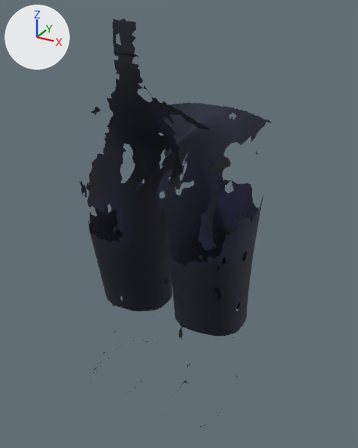
The glTF model assets/characters/_bodybase/namja_bottom4_navy_rigged.glb, before and after one commit.
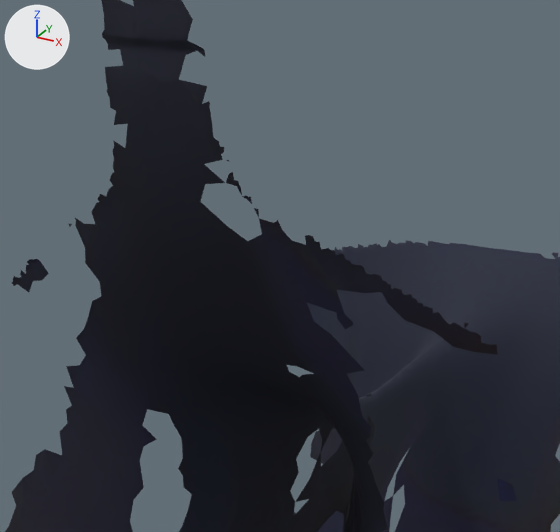
Each version is shown whole from a camera (50 mm lens) standing at (0.388, -0.669, 0.667) and looking at (0.008, 0.022, 0.322), then close up on the part from 25% to 63% of the width and 10% to 39% of the height. The axes (+X, +Y, +Z) are drawn at upper left. The lights are the same throughout. The older version's two pictures come first. Where no turn or scale is listed for an object, it has been applied to the vertices. Vertices at exactly the same position are counted once.

The first close-up shows 'part'.
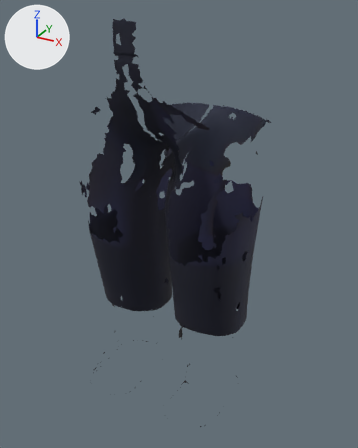
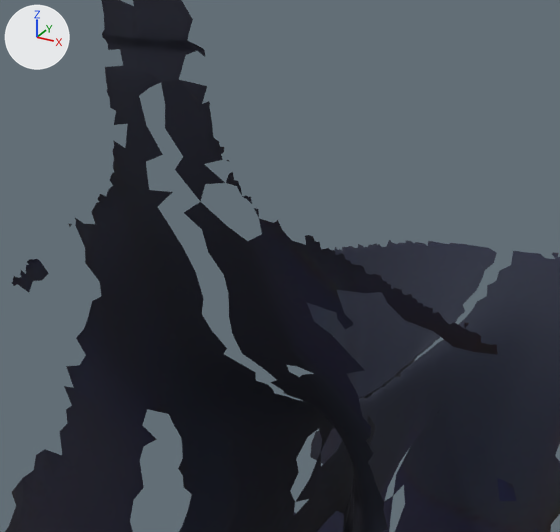
Where the change shows, as pixel boxes (x1, y1, x2, y2) in the close-ups (560 x 532 px):
part 1 of me_mesh_0, deleted: before (139, 83, 513, 401)

Diff of the bpy script that builds the scene:
```diff
--- a/assets/characters/_bodybase/namja_bottom4_navy_rigged.glb.py
+++ b/assets/characters/_bodybase/namja_bottom4_navy_rigged.glb.py
@@ me_mesh_0 @@
 # used by ob_part; location = (0.0, 0.0, 0.0)
-me_mesh_0.from_pydata(...)  # 8256 vertices, 14635 faces; spans x -0.155..0.156, y -0.114..0.158, z 0.009..0.654
+me_mesh_0.from_pydata(...)  # 8255 vertices, 14467 faces; spans x -0.155..0.156, y -0.114..0.158, z 0.009..0.654
+# me_mesh_0 part 1
+# 1 vertex is removed from x 0.001, y 0.156, z 0.504
+# 168 faces are deleted
 me_mesh_0.materials.append(mat_material_0)
```
